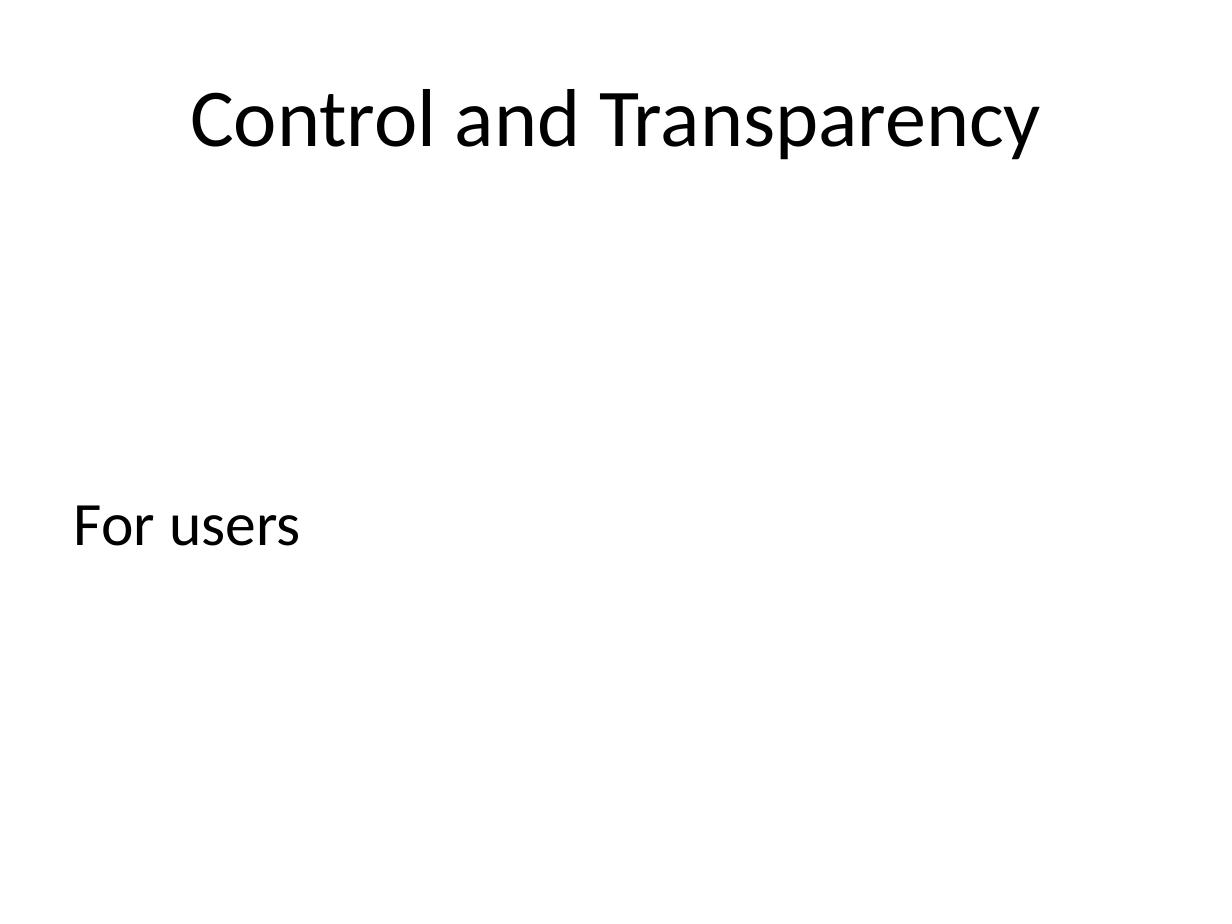
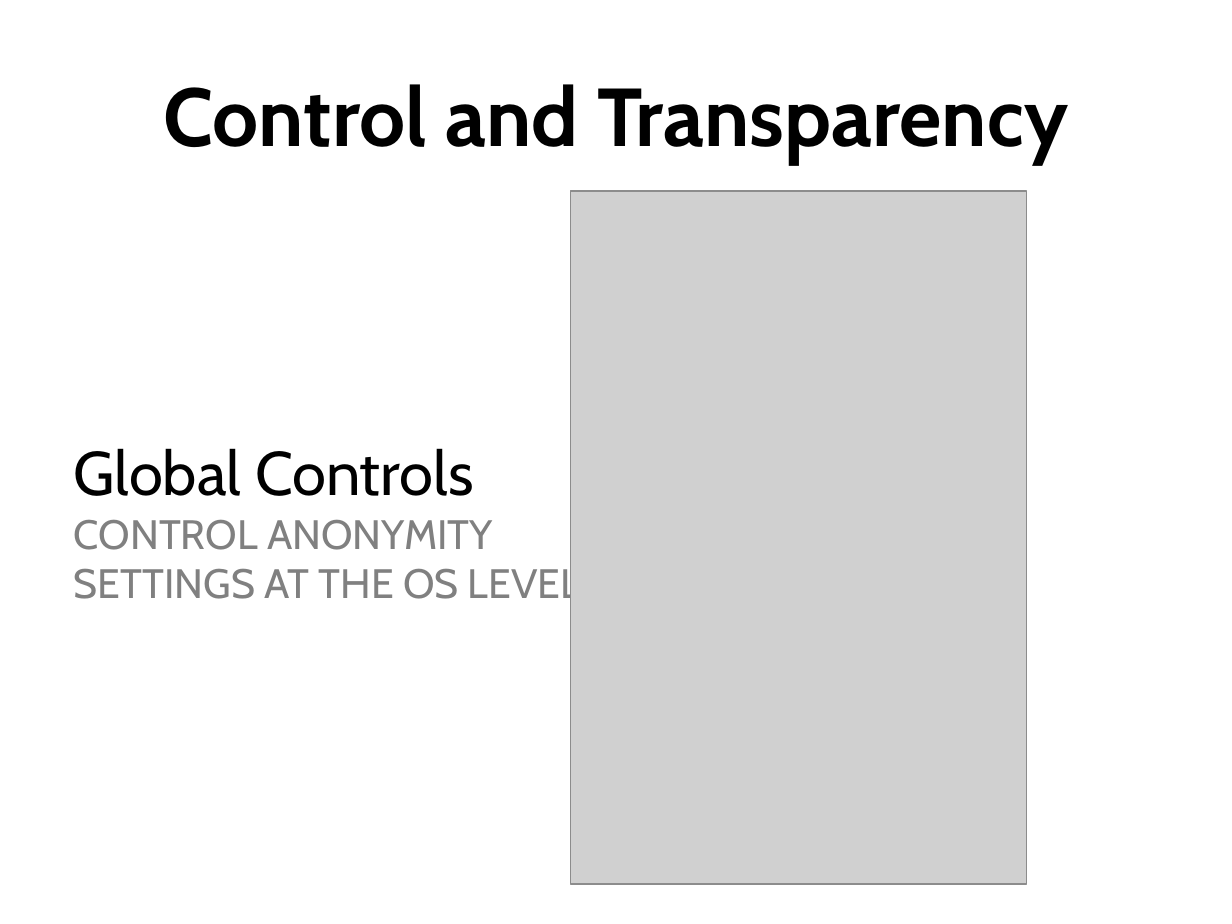
Before and after one commit to nfeltman/XIAnon, a slide deck: slide 9 of Presentation/Anonymity In XIA.pptx (slide 10 before the commit). Drawn at 1232x924 pixels with LibreOffice and Linux fonts; fonts in the diff are those of the drawing; grey boxes stand for pictures. Boxes give left, top, right and bottom in pixels: in the first picture for what was removed or moved away, otherwise in the second. Text is boxed around its words. In the diff, an @@ line names an element or a change of style, - is before the commit and + after.

Commit message:
Finished draft of slides. Stole Kayvon font, I think: PDF included so you can see.

```diff
--- a/Presentation/Anonymity In XIA.pptx
+++ b/Presentation/Anonymity In XIA.pptx
@@ title "Control and Transparency" at [164, 84, 1068, 165]: font Calibri to Cabin, bold on @@
@@ picture added at [570, 191, 1026, 885] @@
@@ text at [74, 448, 581, 608]: text changed; size 36 to 24 pt; font Calibri to Cabin; text colour #000000 to #808080 @@
-For users
+Global Controls
+  CONTROL ANONYMITY
+  SETTINGS AT THE OS LEVEL
```
Also in this commit, not shown: 8 other slides changed, 5 slides added, 2 slides removed, 1 other file.
